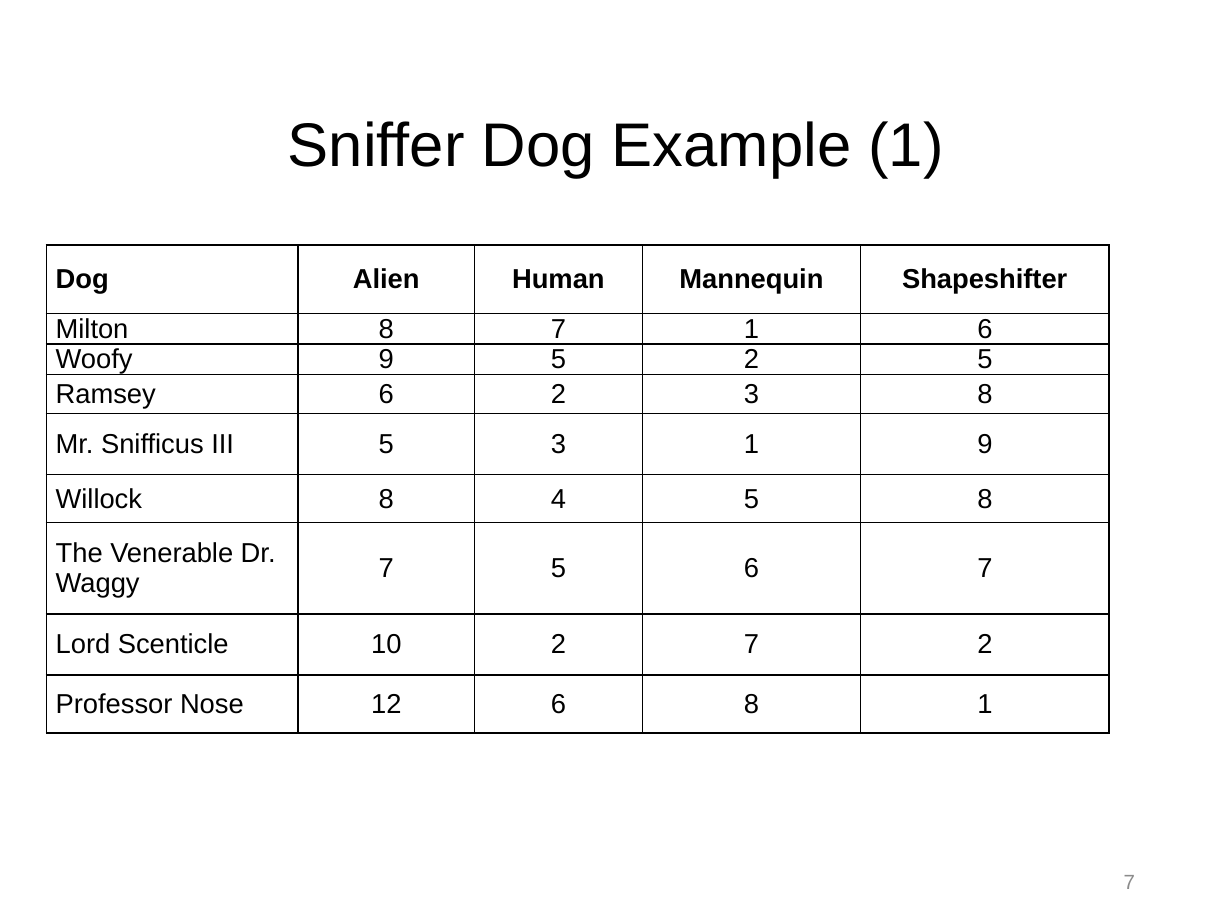
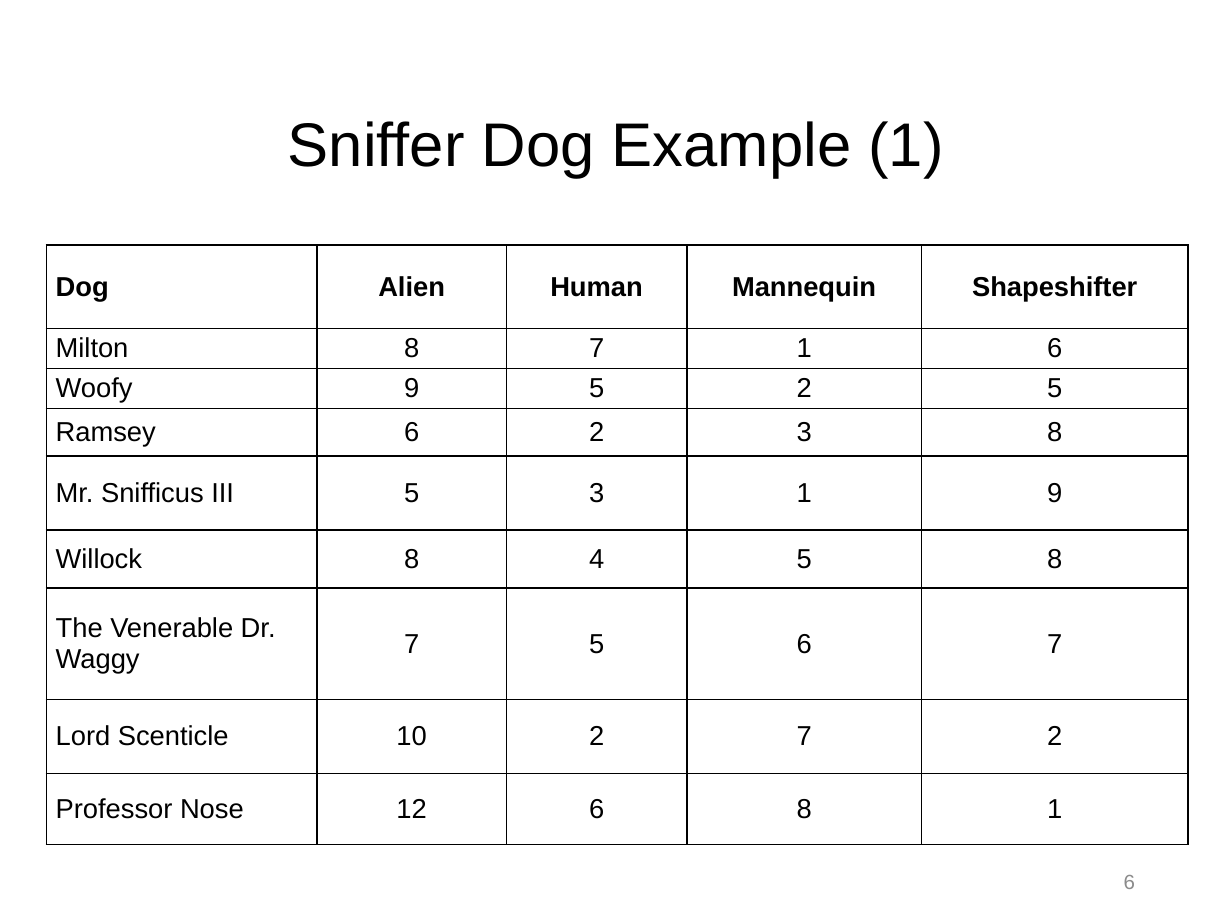
Before and after one commit to npm27/Teaching-Materials, a slide deck: slide 6 of Stats/Slides/6 Chapter 15 Slides.pptx (slide 7 before the commit). Drawn at 1232x924 pixels with LibreOffice and Linux fonts; fonts in the diff are those of the drawing. Boxes give left, top, right and bottom in pixels: in the first picture for what was removed or moved away, otherwise in the second. Text is boxed around its words. In the diff, an @@ line names an element or a change of style, - is before the commit and + after.

```diff
--- a/Stats/Slides/6 Chapter 15 Slides.pptx
+++ b/Stats/Slides/6 Chapter 15 Slides.pptx
@@ table: place and size @@
-table at bbox=[47, 245, 1109, 738]
+table at bbox=[47, 245, 1189, 844]
@@ page number at bbox=[1124, 875, 1135, 889]: text changed @@
-7
+6
```
Also in this commit, not shown: 8 other slides changed, 1 slide added, 3 slides removed.
